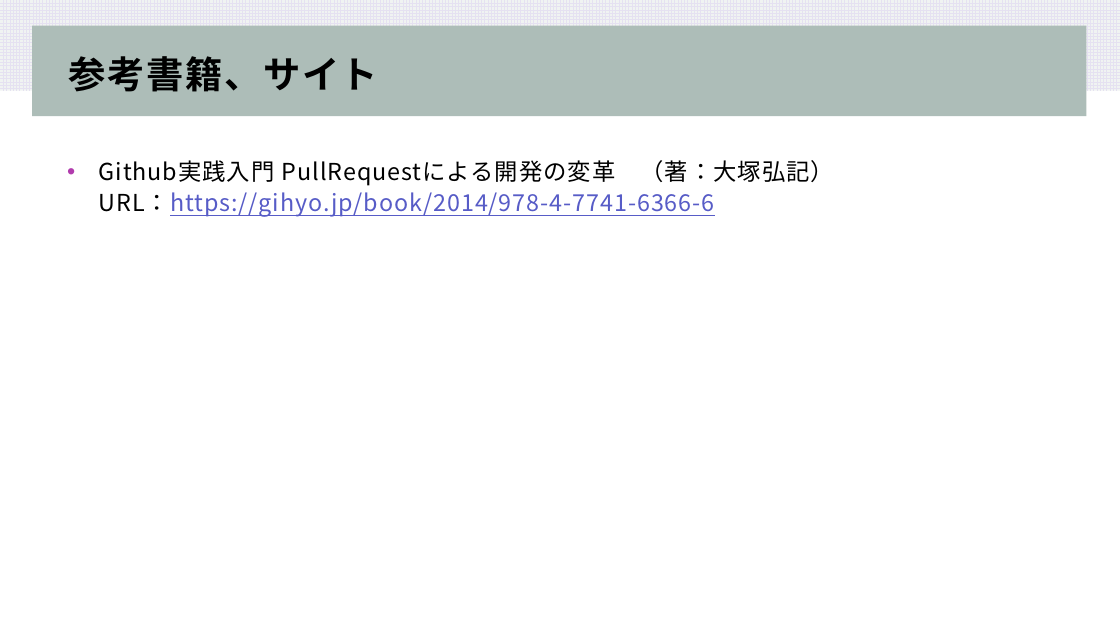
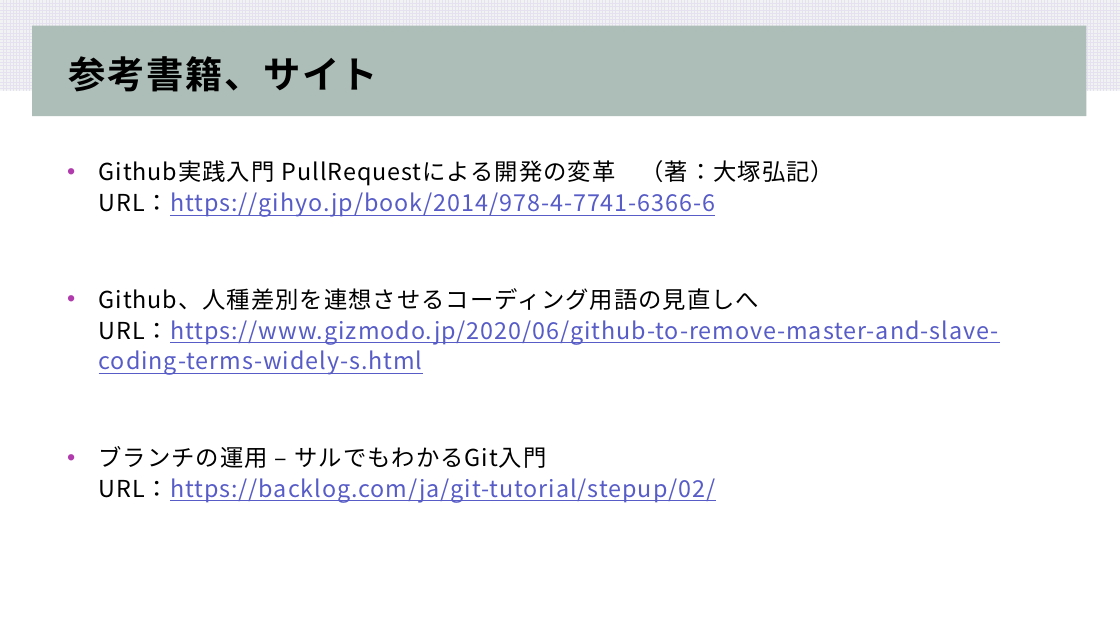
Before and after one commit to koki-sys/syuboard, a slide deck: slide 21 of document/PullRequest.pptx (slide 15 before the commit). Drawn at 1120x630 pixels with LibreOffice and Linux fonts; fonts in the diff are those of the drawing. Boxes give left, top, right and bottom in pixels: in the first picture for what was removed or moved away, otherwise in the second. Text is boxed around its words. In the diff, an @@ line names an element or a change of style, - is before the commit and + after.

```diff
--- a/document/PullRequest.pptx
+++ b/document/PullRequest.pptx
@@ text at [99,288,999,503]: paragraphs added @@
+• Github、人種差別を連想させるコーディング用語の見直しへ
+  URL：https://www.gizmodo.jp/2020/06/github-to-remove-master-and-slave-coding-terms-widely-s.html
+• ブランチの運用 – サルでもわかるGit入門
+  URL：https://backlog.com/ja/git-tutorial/stepup/02/
```
Also in this commit, not shown: 9 other slides changed, 6 slides added, 1 other file.
